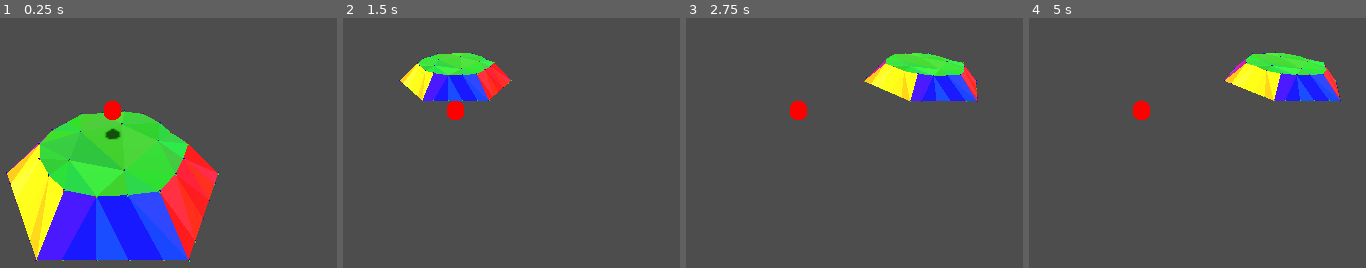
Above: before the commit, frames 1-4 (left to right).
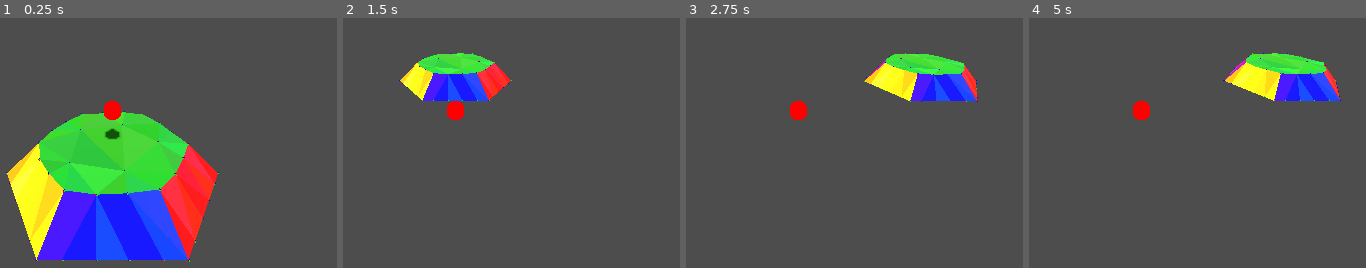
Above: after the commit, the same moments.

Repository: vincentwoelfer/hex
Game: Godot game, scene res://scenes/TestScene.tscn
Same seed, same stepped clock (60 frames per second), same inputs: the game is played once before the commit and once after it.
Inputs (mouse positions are in pixels of both pictures, inside the frame that each line leads up to):
- Up to frame 1 (0.25 s): no input
- Up to frame 2 (1.5 s): tap Enter at 0.5 s; move the mouse to (632, 88) at 0.52 s; hold S (move_cam_backward) 0.53-1.28 s; move the mouse to (outside the picture) at 1.27 s; tap W (move_cam_forward) at 1.35 s
- Up to frame 3 (2.75 s): move the mouse to (outside the picture) at 2.02 s; hold A (move_cam_left) from 2.03 s (still down)
- Up to frame 4 (5 s): move the mouse to (1103, 200) at 2.77 s; release A (move_cam_left) at 2.78 s; tap D (move_cam_right) at 2.85 s; move the mouse to (outside the picture) at 3.52 s; hold Q (rotate_cam_left) 3.53-4.28 s; move the mouse to (outside the picture) at 4.27 s; tap E (rotate_cam_right) at 4.35 s

The runs differ from the first frame. In frame 1, 1.9% of the frame differs, in the area x 1-65%, y 36-98%; in frame 2, 0.5%; in frame 3, 0.5%; in frame 4, 0.6%.

Commit message:
Fix triangulation bug for randomly offset center circle

Diff:
--- a/src/HexGeometry.gd
+++ b/src/HexGeometry.gd
@@ -45,6 +45,7 @@
 	mdt.create_from_surface(terrainMesh.mesh as ArrayMesh, 0)
 	print("Generated HexGeometry: ", mdt.get_vertex_count(), " vertices, ", mdt.get_face_count(), " faces")
 
+
 func generateTriangles() -> void:
 	triangles.clear()
 
@@ -52,17 +53,27 @@
 	var verts_outer := Utility.generateFullHexagonWithCorners(HexConst.inner_radius, HexConst.outer_radius, HexConst.extra_verts_per_side)
 	var verts_center := generateCenterPoints(HexConst.extra_verts_per_center)
 
+	# Adjust height based on 2d-noise
+	# TODO
+	var noise: FastNoiseLite = FastNoiseLite.new()
+	noise.noise_type = FastNoiseLite.TYPE_PERLIN # You can change this to other types
+	noise.frequency = 0.02 # Frequency of the noise
+	var rand_height_scale := 0.07
+
 	# Adjust height of inner ring
 	for i in range(verts_inner.size()):
-		var h_var := 0.05
-		verts_inner[i].y += clamp(randfn(0.0, h_var), -h_var, h_var)
+		#var h_var := 0.05
+		#verts_inner[i].y += clamp(randfn(0.0, h_var), -h_var, h_var)
 		verts_inner[i] += Utility.randCircularOffset(HexConst.inner_radius * 0.04)
+		verts_inner[i].y += noise.get_noise_2d(verts_inner[i].x, verts_inner[i].z) * rand_height_scale
 
 	# Adjust center vertices
 	for i in range(verts_center.size()):
-		var h_var := 0.07
-		verts_center[i].y += clamp(randfn(0.0, h_var), -h_var, h_var)
+		#var h_var := 0.07
+		#verts_center[i].y += clamp(randfn(0.0, h_var), -h_var, h_var)
 		verts_center[i] += Utility.randCircularOffset(HexConst.inner_radius * 0.1)
+		verts_center[i].y += noise.get_noise_2d(verts_center[i].x, verts_center[i].z) * rand_height_scale
+
 
 	# Adjust height of outer vertices according do adjacent tiles
 	# We do this per corner!
@@ -89,15 +100,15 @@
 		var i2 := indices[i + 1]
 		var i3 := indices[i + 2]
 
-		# This is a super ugly hack which only slightly works more than not having it:
-		# Prevent triangles from being created when the inner-circle becomes concave at some point due to random variations.
-		# This hacky and only works if we have center points and can assume that every triangle should contain a center point!
-		if HexConst.extra_verts_per_center > 4 and i1 < n_inner and i2 < n_inner and i3 < n_inner:
-			continue
+		var all_circle_vertices := i1 < n_inner and i2 < n_inner and i3 < n_inner
 
 		var p1 := verts_inner[i1] if i1 < n_inner else verts_center[i1 - n_inner]
 		var p2 := verts_inner[i2] if i2 < n_inner else verts_center[i2 - n_inner]
 		var p3 := verts_inner[i3] if i3 < n_inner else verts_center[i3 - n_inner]
+
+		# Skip if triangle does not have central point and does not point outwards
+		if all_circle_vertices and not triangle_points_outwards(p1, p2, p3):
+			continue
 
 		triangles.append(Triangle.new(p1, p2, p3, Utility.randColorVariation(col, 0.05)))
 
@@ -122,14 +133,9 @@
 		var n2 := j + 3 + HexConst.extra_verts_per_side
 
 		while i < n1 or j < n2:
-			# The commented out code is uses the actual angles but suffer from the non-continuoum between 0 <-> 2*Pi
-			# The used code just estimates the "angles" (not even in radians, starting from 0 for each side) to have them in relation to each other
-			# var angle_inner := Utility.getAngleToVec3(verts_inner[i % size_inner])
-			# var angle_outer := Utility.getAngleToVec3(verts_outer[j % size_outer])
-			var angle_inner := (i % size_inner) / (1.0 + HexConst.extra_verts_per_side)
-			var angle_outer := (j % size_outer) / (3.0 + HexConst.extra_verts_per_side)
+			var outer_is_clockwise_further := Utility.isClockwiseOrder(verts_inner[i % size_inner], verts_outer[j % size_outer])
 
-			if j == n2 or (i < n1 and angle_inner <= angle_outer):
+			if j == n2 or (i < n1 and outer_is_clockwise_further):
 				triangles.append(Triangle.new(verts_inner[i % size_inner], verts_outer[j % size_outer], verts_inner[(i + 1) % size_inner], Utility.randColorVariation(col)))
 				i += 1
 			else:
@@ -149,3 +155,13 @@
 		points.append(Utility.vec3FromRadiusAngle(ring_radius, angle))
 
 	return points
+
+
+func triangle_points_outwards(v1: Vector3, v2: Vector3, v3: Vector3) -> bool:
+	var array := Utility.sortVecAccordingToAngles([v1, v2, v3])
+	var dist_left := Utility.toVec2(array[0]).distance_to(Vector2.ZERO)
+	var dist_center := Utility.toVec2(array[1]).distance_to(Vector2.ZERO)
+	var dist_right := Utility.toVec2(array[2]).distance_to(Vector2.ZERO)
+
+	# Center-Vertex must be further from circle-center (ZERO) than only one of the others
+	return dist_center > dist_left or dist_center > dist_right
--- a/src/Utility.gd
+++ b/src/Utility.gd
@@ -1,11 +1,8 @@
 class_name Utility
 
-
-static func getSixHexAngles() -> Array[float]:
-	var pi_third := PI / 3.0
-	return [0.0, pi_third, 2.0 * pi_third, PI, 4.0 * pi_third, 5.0 * pi_third, 6.0 * pi_third]
-
-
+######################################################
+# COLORS
+######################################################
 static func randColor() -> Color:
 	return Color(randf_range(0.1, 0.9), randf_range(0.1, 0.9), randf_range(0.1, 0.9), 1.0)
 
@@ -22,16 +19,12 @@
 	if i == 3: return Color.DARK_MAGENTA
 	if i == 4: return Color.DARK_GREEN
 	if i == 5: return Color.AQUA
-
 	return Color.BLACK
 
-static func vec3FromRadiusAngle(r: float, angle: float) -> Vector3:
-	return Vector3(r * cos(angle), 0.0, r * sin(angle))
 
-
-static func getAngleToVec3(v: Vector3) -> float:
-	return Vector2(v.x, v.z).angle()
-
+######################################################
+# Randomness
+######################################################
 
 static func randCircularOffset(r_max: float) -> Vector3:
 	var angle := randf_range(0.0, 2.0 * PI)
@@ -44,6 +37,59 @@
 	var r := clampf(randfn(r_max, 1.0), 0.0, r_max)
 	return vec3FromRadiusAngle(r, angle)
 
+######################################################
+# ANGLES + VECTORS (Geometry)
+######################################################
+static func getSixHexAngles() -> Array[float]:
+	var pi_third := PI / 3.0
+	return [0.0, pi_third, 2.0 * pi_third, PI, 4.0 * pi_third, 5.0 * pi_third, 6.0 * pi_third]
+
+
+static func vec3FromRadiusAngle(r: float, angle: float) -> Vector3:
+	return Vector3(r * cos(angle), 0.0, r * sin(angle))
+
+
+static func getAngleToVec3(v: Vector3) -> float:
+	return toVec2(v).angle()
+
+
+# Returns difference v1 -> v2
+static func getAngleDiff(v1: Vector3, v2: Vector3) -> float:
+	return toVec2(v1).angle_to(toVec2(v2))
+
+
+# True if v1 -> v2 is clockwise
+static func isClockwiseOrder(v1: Vector3, v2: Vector3) -> bool:
+	return getAngleDiff(v1, v2) > 0.0
+
+
+static func toVec2(v: Vector3) -> Vector2:
+	return Vector2(v.x, v.z)
+
+
+static func toVec3(v: Vector2) -> Vector3:
+	return Vector3(v.x, 0.0, v.y)
+
+
+# More advanced angle stuff
+static func sortVecAccordingToAngles(vecs: Array[Vector3]) -> Array[Vector3]:
+	# Check that all vectors lie in a 180deg segment
+	var max_angle_diff := 0.0
+
+	for i in range(vecs.size()):
+		for j in range(i + 1, vecs.size()):
+			max_angle_diff = max(max_angle_diff, getAngleDiff(vecs[i], vecs[j]))
+
+	var all_in_segment := max_angle_diff < PI / 2.0
+	assert(all_in_segment, "Angles must be within an 180deg sector, max angle diff is %f" % rad_to_deg(max_angle_diff))
+
+	# Need to invert the result
+	vecs.sort_custom(func(a: Vector3, b: Vector3) -> bool: return !isClockwiseOrder(a, b))
+	return vecs
+
+######################################################
+# HEXAGON
+######################################################
 
 # smooth_strength = 0 = Perfect Hexagon
 # smooth_strength = 1 = Perfect Circle
@@ -131,10 +177,3 @@
 
 	assert(vertices.size() == 6 * (3 + extra_verts_per_side))
 	return vertices
-
-static func toVec2(v: Vector3) -> Vector2:
-	return Vector2(v.x, v.z)
-
-
-static func toVec3(v: Vector2) -> Vector3:
-	return Vector3(v.x, 0.0, v.y)
